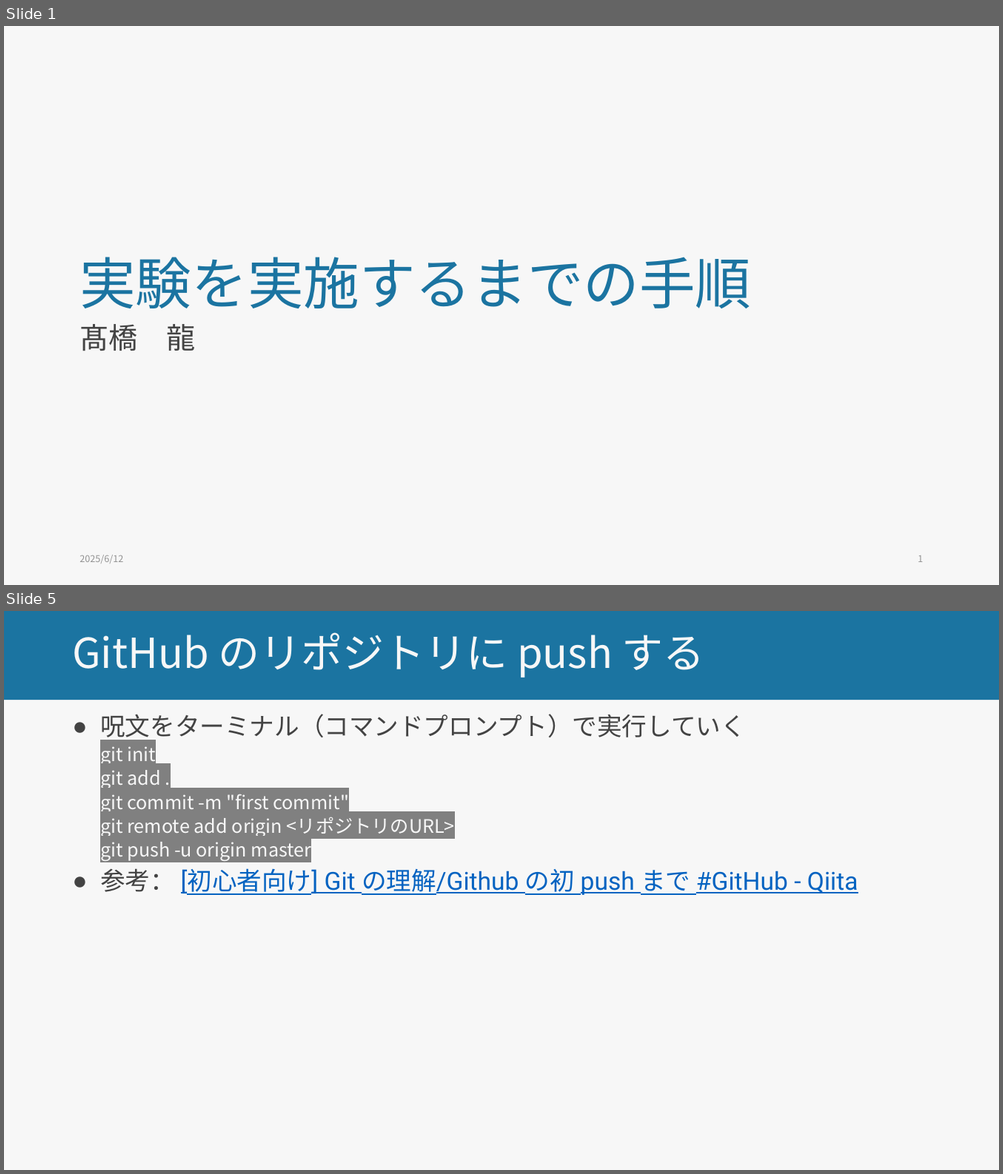
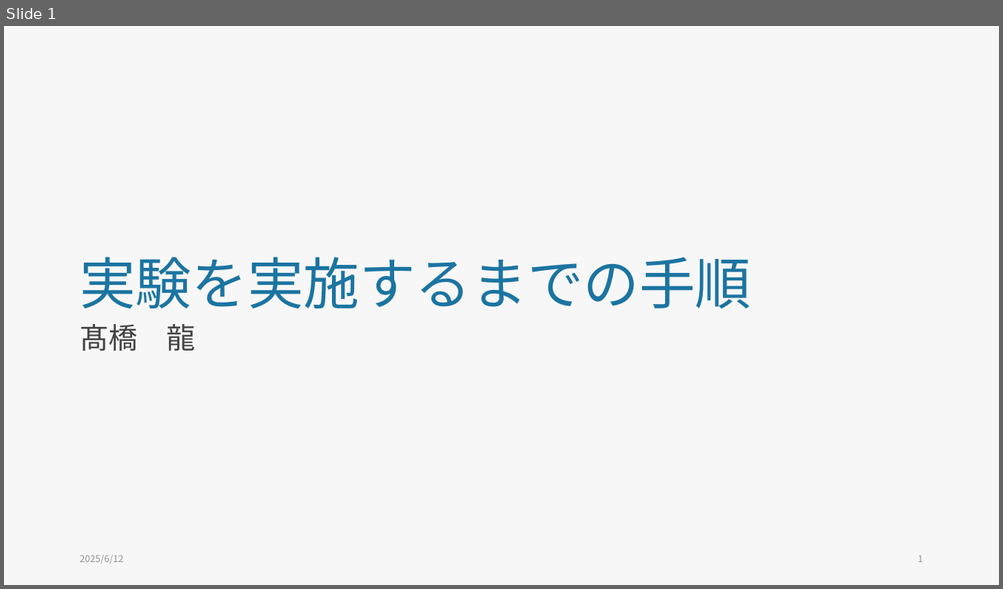
Before and after one commit to ryu-thakahashi/exp-psych-programs-25S, a slide deck: docs/lec_pptx/how_to_do_experiments.pptm. Shown one above the other, each under a label of ours: slides 1 and 5 before the commit, slide 1 after it; the slides between them are not shown. The pictures are 1003x1174 and 1003x589 pixels, drawn with LibreOffice and Linux fonts; fonts in the diff are those of the drawing. Boxes give left, top, right and bottom in pixels: in the first picture for what was removed or moved away, otherwise in the second. Text is boxed around its words. In the diff, an @@ line names an element or a change of style, - is before the commit and + after.

```diff
--- a/docs/lec_pptx/how_to_do_experiments.pptm
+++ b/docs/lec_pptx/how_to_do_experiments.pptm
@@ slide 5 removed at (4,611,999,1170), background #F7F7F7 @@
@@ rectangle removed at (4,611,999,700) @@
@@ title removed at (72,632,705,678) @@
-GitHub のリポジトリに push する
@@ text removed at (100,714,858,895) @@
-● 呪文をターミナル（コマンドプロンプト）で実行していく
-  git init
-  git add .
-  git commit -m "first commit"
-  git remote add origin <リポジトリのURL>
-  git push -u origin master
-● 参考： [初心者向け] Git の理解/Github の初 push まで #GitHub - Qiita
```
Also in this commit, not shown: 1 slide changed, 11 slides added, 3 other slides removed, 5 other files.
